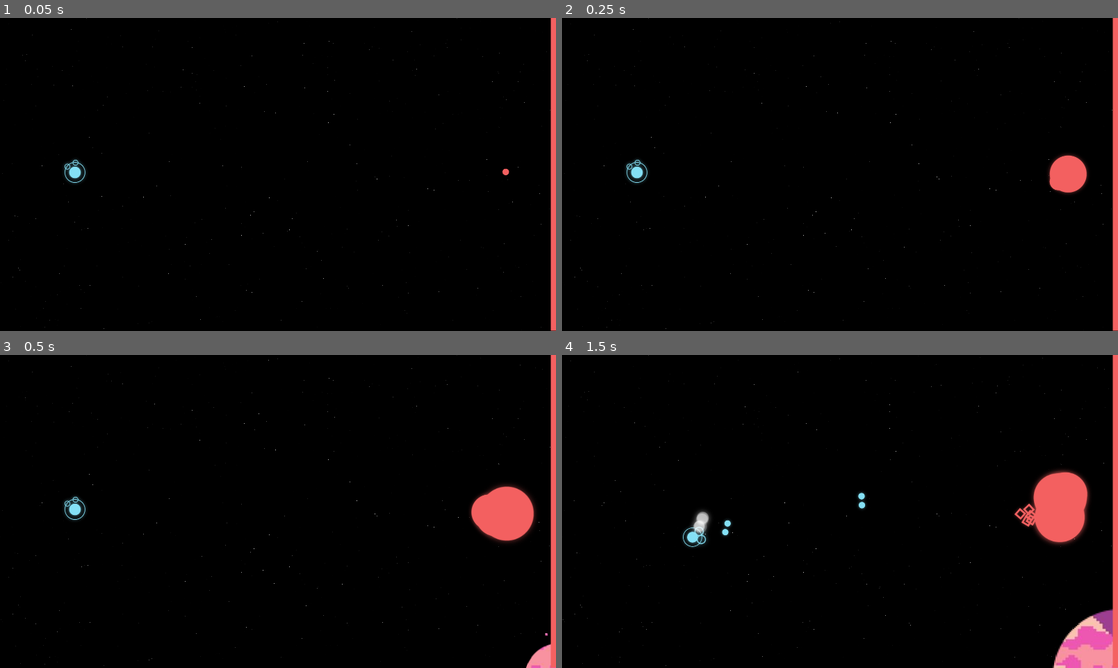
Above: before the commit, frames 1-4 (two rows, left to right).
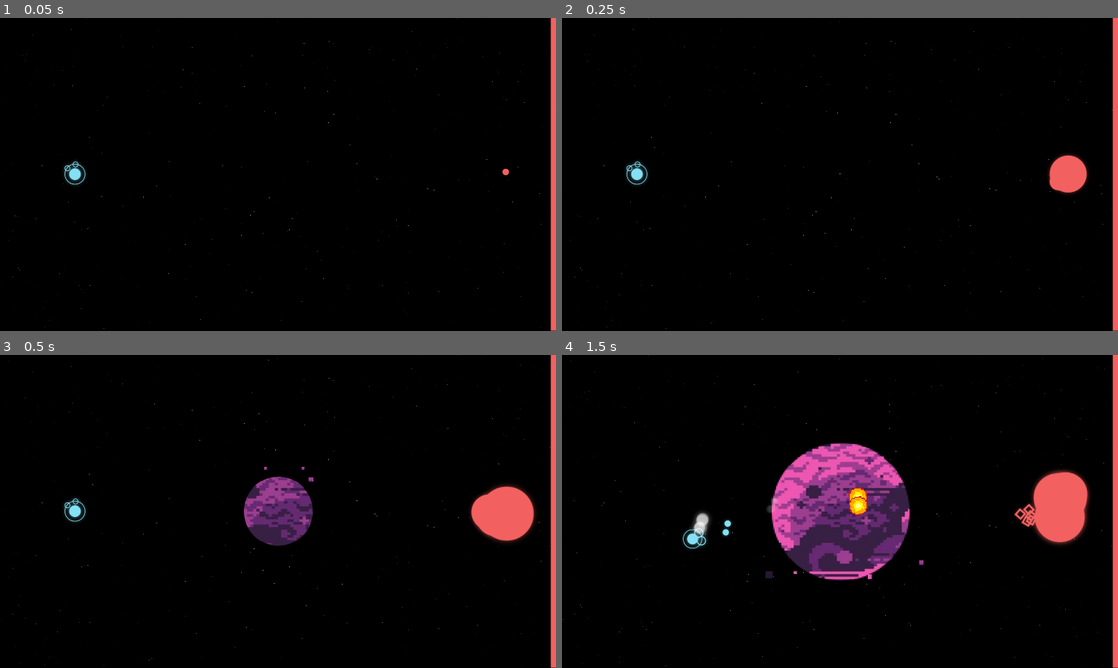
Above: after the commit, the same moments.

Repository: SAM2WOW/ProjectDanmaku
Game: Godot game, scene res://scenes/Main.tscn
The game is run twice, just before and just after one commit, with the same random seed, the same clock (stepped at 60 frames per second) and the same inputs. The engine's default icon, where the game draws it, is replaced by a stand-in: a white triangle on a blue panel in a dark square.
Inputs (mouse positions are in pixels of both pictures, inside the frame that each line leads up to):
- Up to frame 1 (0.05 s): no input
- Up to frame 2 (0.25 s): no input
- Up to frame 3 (0.5 s): no input
- Up to frame 4 (1.5 s): tap Enter at 0.5 s; move the mouse to (962, 495) at 0.52 s; hold D (move_right) 0.53-1.28 s; hold Shift (holding_shift) 0.53-1.28 s; click (962, 495) at 0.67 s; move the mouse to (728, 527) at 1.27 s; hold S (move_down) from 1.28 s (still down); click (728, 527) at 1.35 s

The runs differ from the first frame. In frame 1, 0.1% of the frame differs, in the area x 11-16%, y 45-54%; in frame 2, 0.1%; in frame 3, 2.6%; in frame 4, 10%, in the area x 21-100%, y 28-100%.

Commit message:
Update Main.tscn

Diff:
--- a/scenes/Main.tscn
+++ b/scenes/Main.tscn
@@ -52,13 +52,13 @@
 script = ExtResource( 14 )
 
 [node name="Player" parent="Node2D" instance=ExtResource( 1 )]
-position = Vector2( -701, -7 )
+position = Vector2( -701, -1 )
 
 [node name="Boss" parent="Node2D" instance=ExtResource( 2 )]
 position = Vector2( 779, -2 )
 
 [node name="Portal" parent="Node2D" instance=ExtResource( 4 )]
-position = Vector2( 970, 572 )
+position = Vector2( 0, -2 )
 style = 1
 
 [node name="Background" type="Node2D" parent="Node2D" groups=["style"]]
